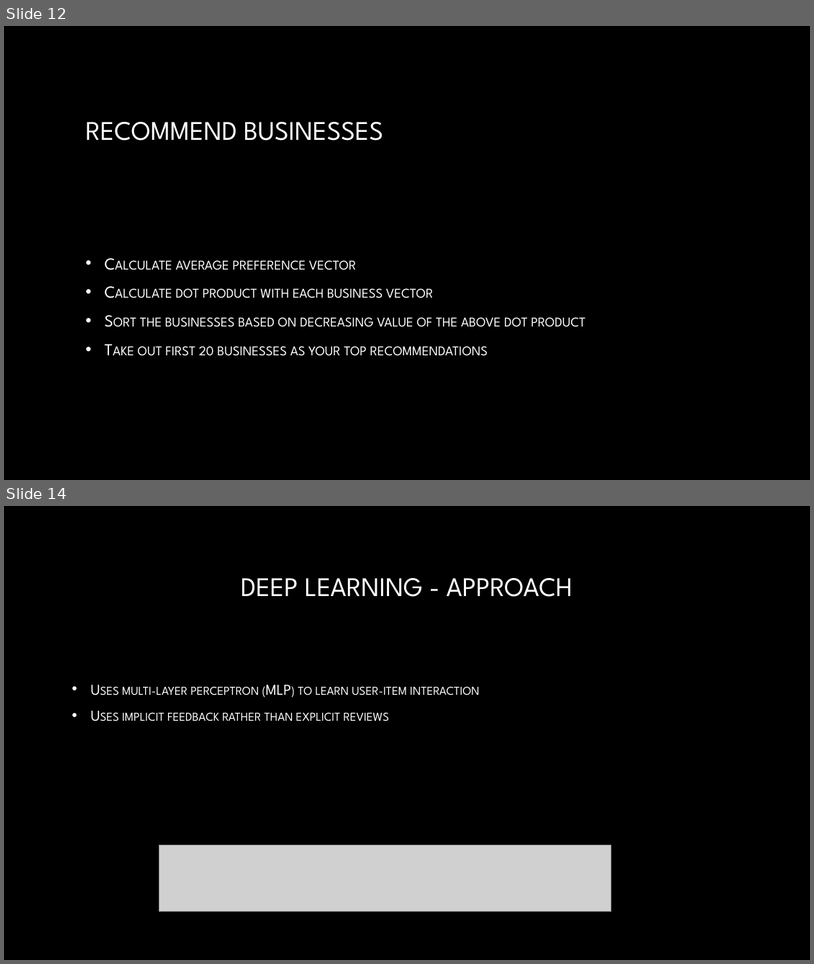
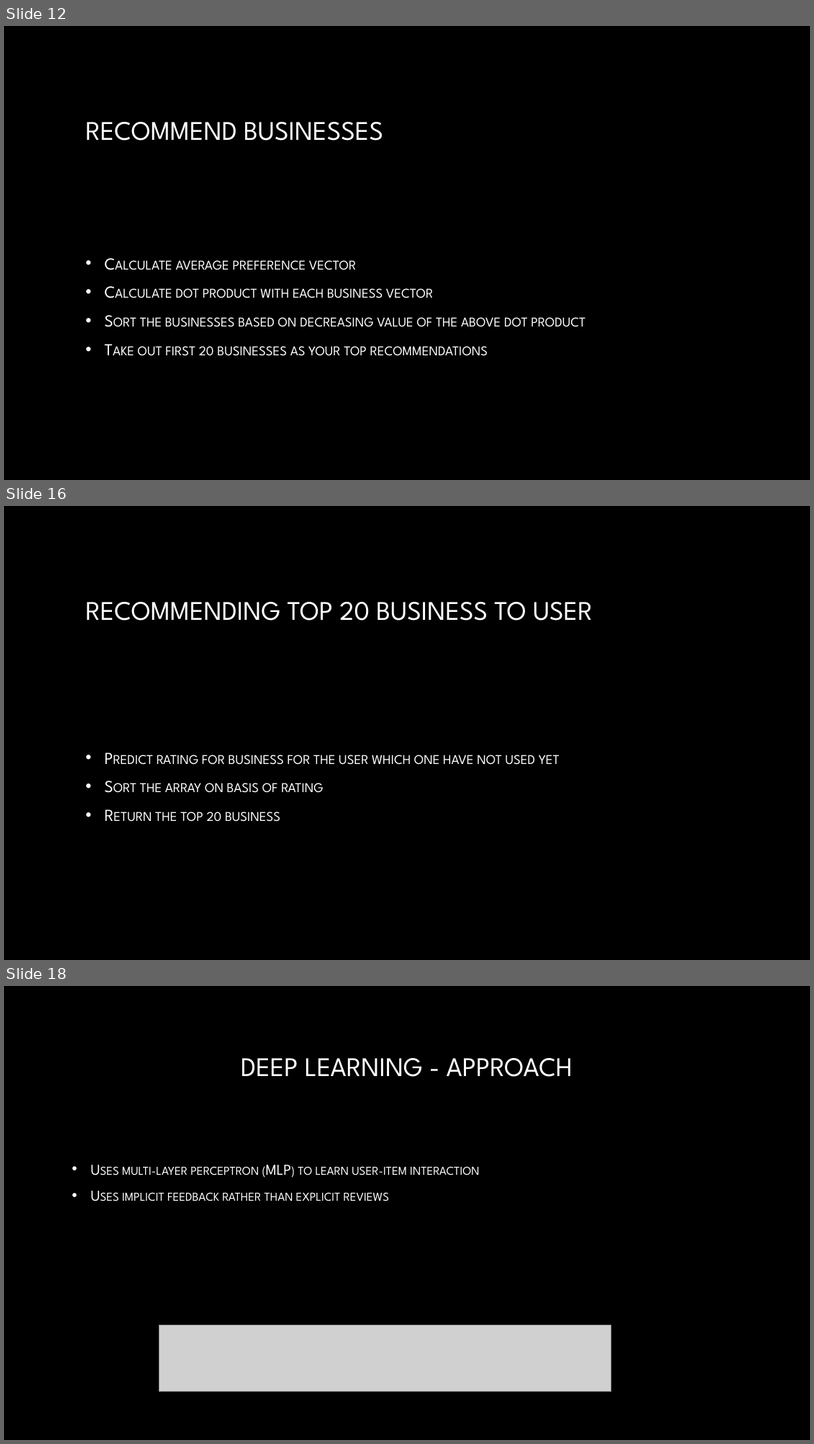
Before and after one commit to AbhayKasturia/YelpRecommendationSystem, a slide deck: Final_Presentation/draft_presentation.pptx. Shown one above the other, each under a label of ours: slides 12 and 14 before the commit, slides 12, 16 and 18 after it; the slides between them are not shown. The pictures are 814x964 and 814x1444 pixels, drawn with LibreOffice and Linux fonts; fonts in the diff are those of the drawing; grey boxes stand for pictures; background and template pictures are left out. Boxes give left, top, right and bottom in pixels: in the first picture for what was removed or moved away, otherwise in the second. Text is boxed around its words. In the diff, an @@ line names an element or a change of style, - is before the commit and + after.

```diff
--- a/Final_Presentation/draft_presentation.pptx
+++ b/Final_Presentation/draft_presentation.pptx
@@ slide 16 added at (x1=4, y1=506, x2=810, y2=960), background picture (left out) @@
@@ title added at (x1=85, y1=602, x2=593, y2=620), 32 pt, text gradient #FFFFFF to #A6A6A6 @@
+RECOMMENDING TOP 20 BUSINESS TO USER
@@ text added at (x1=140, y1=754, x2=560, y2=821), 20 pt, text gradient #FFFFFF to #BFBFBF, small capitals @@
+• Predict rating for business for the user which one have not used yet
+• Sort the array on basis of rating
+• Return the top 20 business
@@ what was slide 14 is now slide 18 @@
```
Also in this commit, not shown: 1 slide changed, 3 other slides added.
